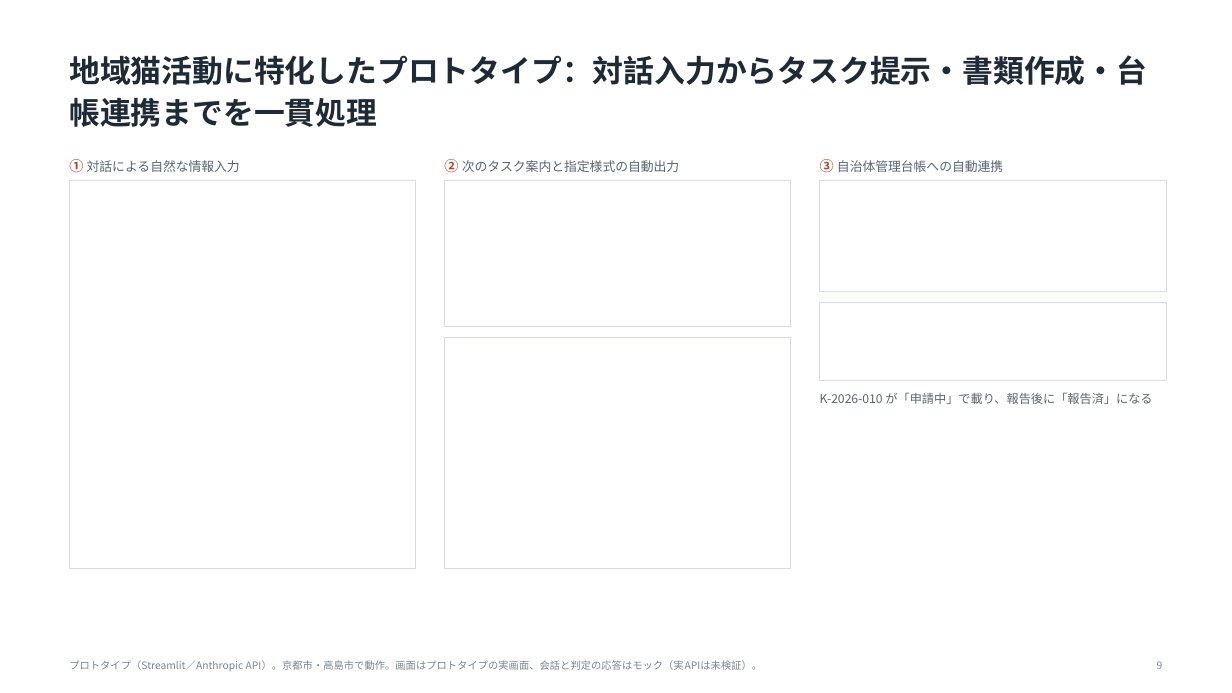
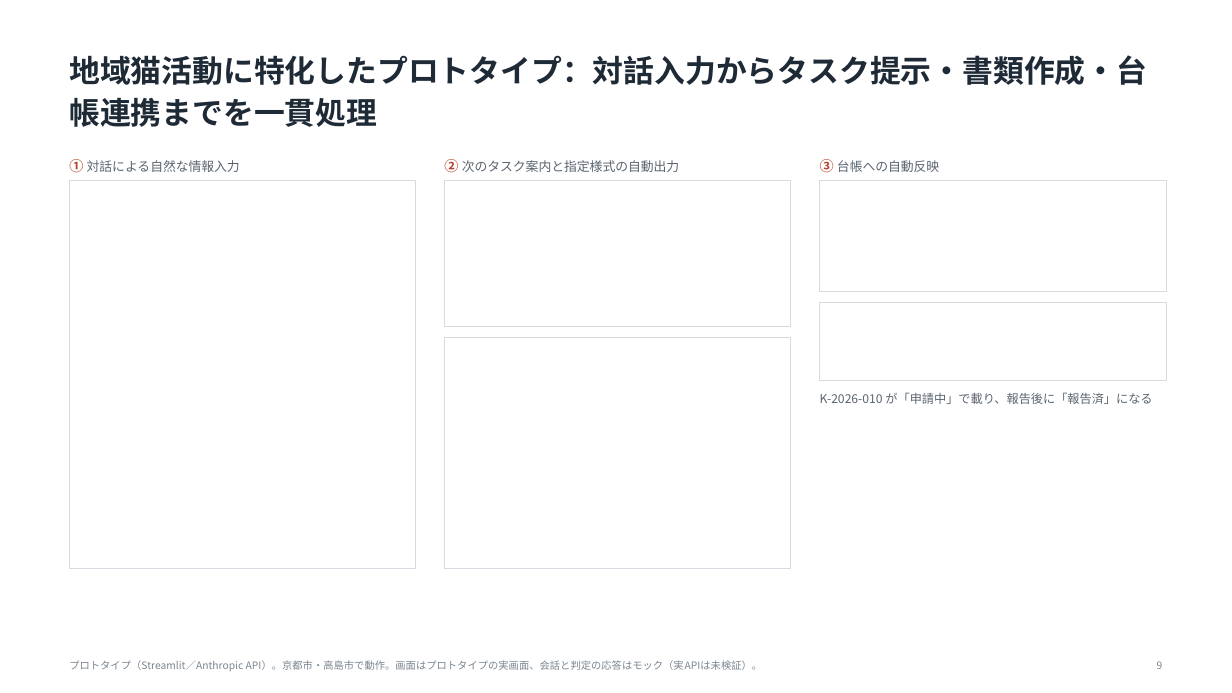
Before and after one commit to tsurutontan634/VORN, a slide deck: slide 9 of docs/deck3/nekonote_VORN2026.pptx. Drawn at 1232x693 pixels with LibreOffice and Linux fonts; fonts in the diff are those of the drawing; background and template pictures are left out. Boxes give left, top, right and bottom in pixels: in the first picture for what was removed or moved away, otherwise in the second. Text is boxed around its words. In the diff, an @@ line names an element or a change of style, - is before the commit and + after.

```diff
--- a/docs/deck3/nekonote_VORN2026.pptx
+++ b/docs/deck3/nekonote_VORN2026.pptx
@@ text at box(820, 159, 939, 173): text changed @@
-③ 自治体管理台帳への自動連携
+③ 台帳への自動反映
```
Also in this commit, not shown: 6 other slides changed, 3 other files.
